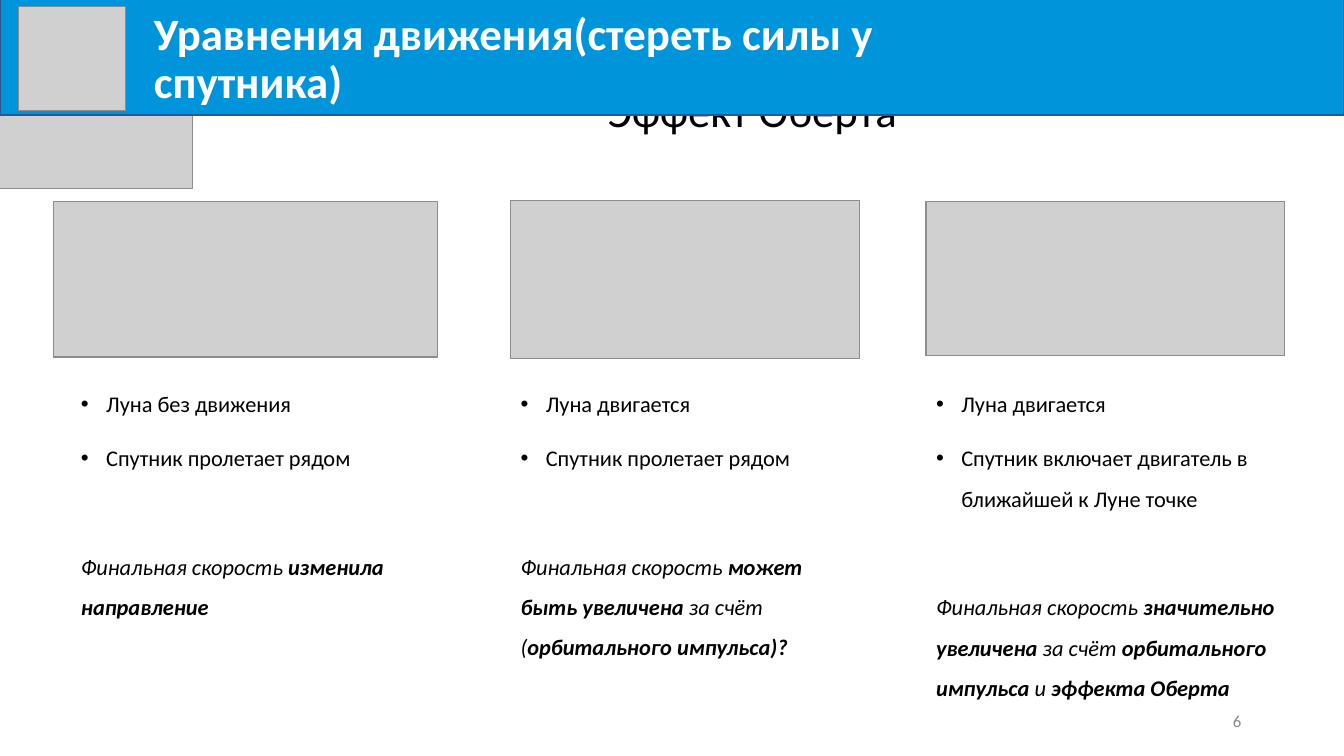
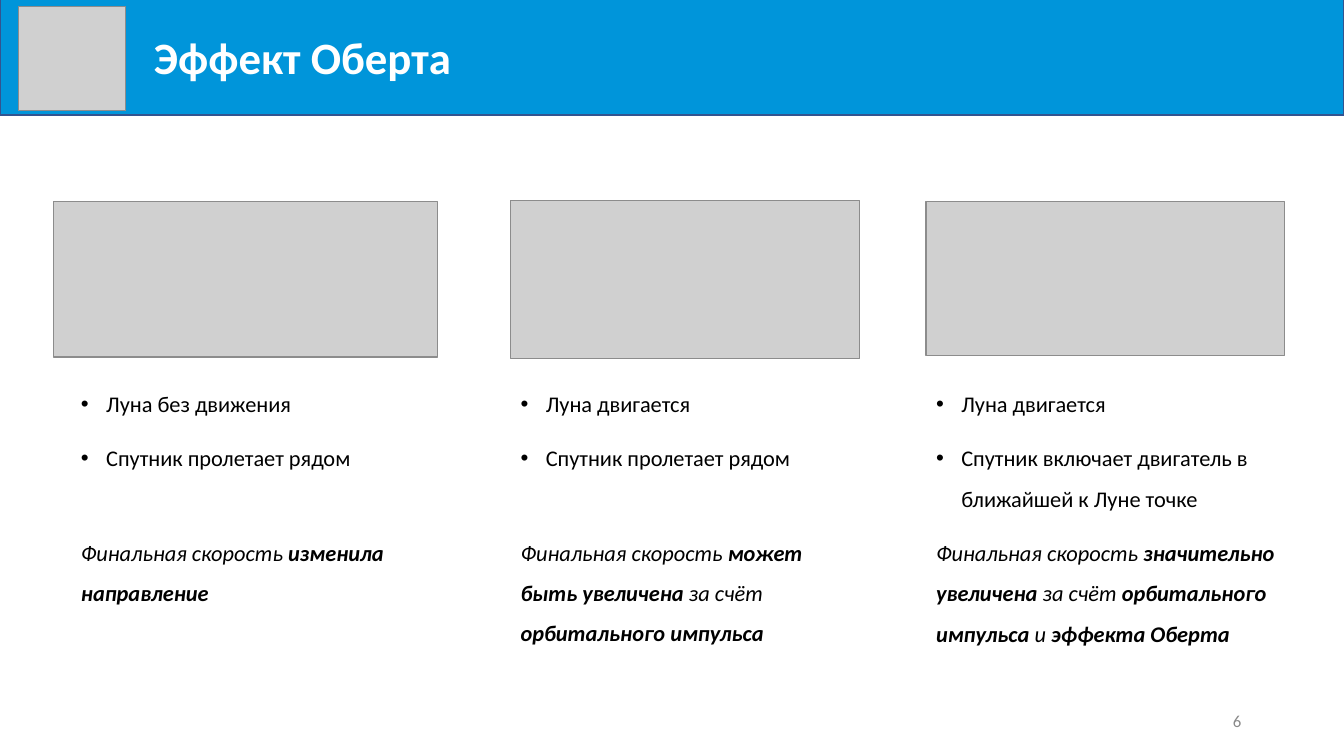
Before and after one commit to Milirik/diploma, a slide deck: slide 6 of Mikheev-K_V.pptx. Drawn at 1344x756 pixels with LibreOffice and Linux fonts; fonts in the diff are those of the drawing; grey boxes stand for pictures. Boxes give left, top, right and bottom in pixels: in the first picture for what was removed or moved away, otherwise in the second. Text is boxed around its words. In the diff, an @@ line names an element or a change of style, - is before the commit and + after.

```diff
--- a/Mikheev-K_V.pptx
+++ b/Mikheev-K_V.pptx
@@ picture removed at bbox=[0, 1, 193, 189] @@
@@ text at bbox=[154, 43, 451, 82]: text changed @@
-Уравнения движения(стереть силы у спутника)
+Эффект Оберта
@@ title removed at bbox=[608, 114, 897, 139] @@
-Эффект Оберта
@@ text "Луна без движения" rewrapped from bbox=[81, 396, 384, 619] to bbox=[81, 396, 384, 605] @@
@@ text "Луна двигается" rewrapped from bbox=[936, 397, 1274, 700] to bbox=[936, 397, 1274, 646] @@
@@ text at bbox=[521, 546, 803, 645]: text changed @@
-Финальная скорость может быть увеличена за счёт (орбитального импульса)?
+Финальная скорость может быть увеличена за счёт орбитального импульса
```
Also in this commit, not shown: 10 other slides changed, 1 slide added, 1 slide removed, 2 other files.
